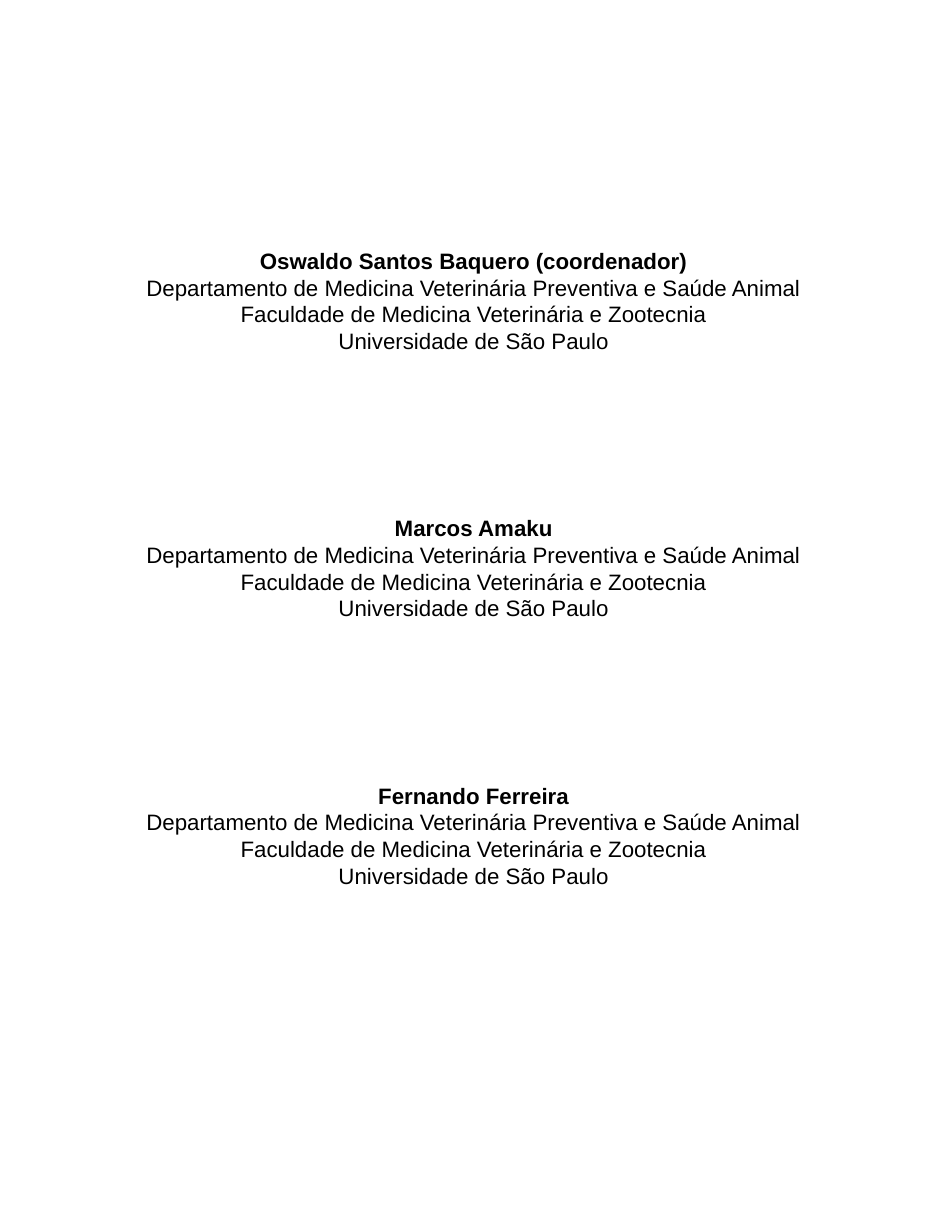
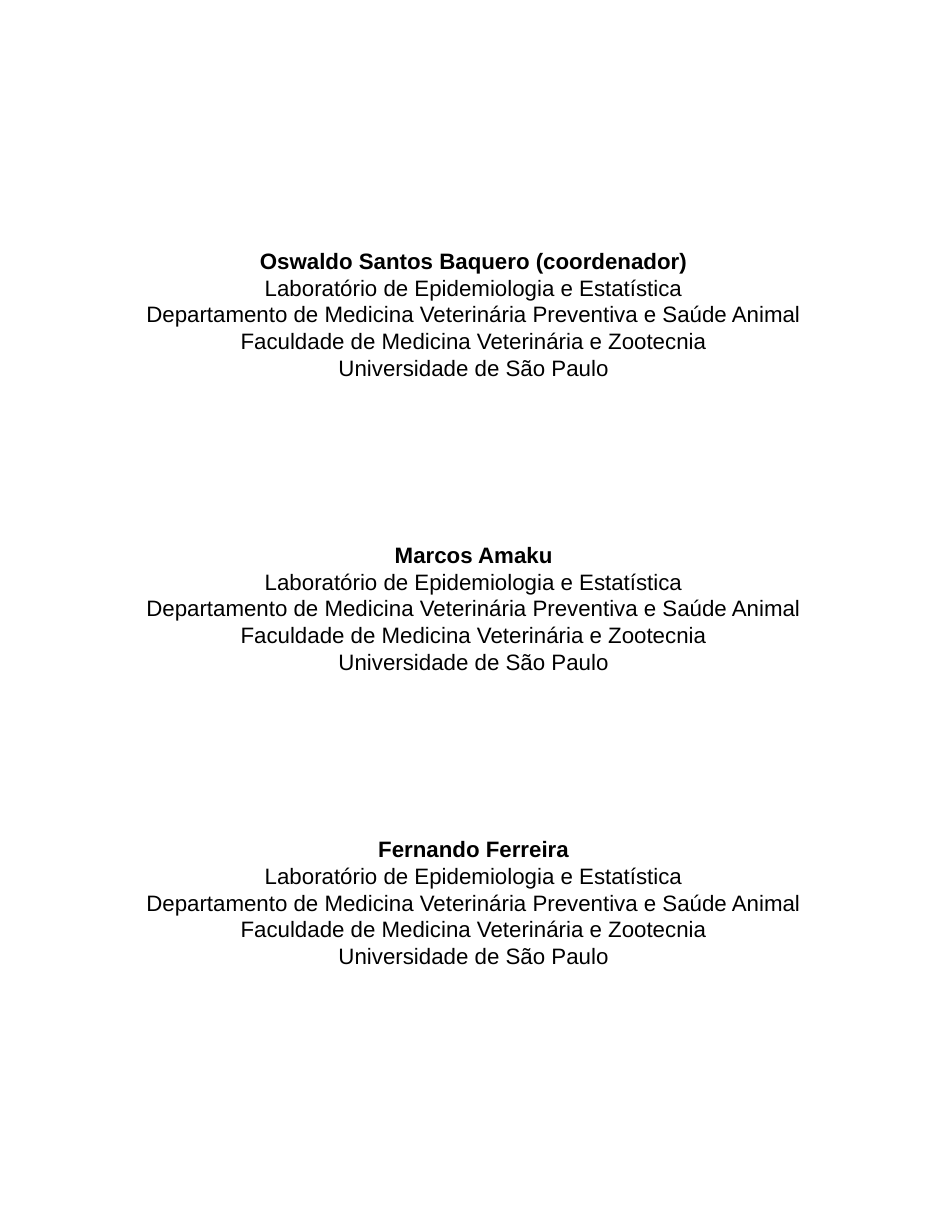
Before and after one commit to eduardocpacheco99/guia-de-programacao-para-o-pacote-do-r-capm, a slide deck: slide 1 of authors.odp. Drawn at 940x1232 pixels with LibreOffice and Linux fonts; fonts in the diff are those of the drawing. Boxes give left, top, right and bottom in pixels: in the first picture for what was removed or moved away, otherwise in the second. Text is boxed around its words. In the diff, an @@ line names an element or a change of style, - is before the commit and + after.

```diff
--- a/authors.odp
+++ b/authors.odp
@@ text at [265,279,682,301]: paragraph added @@
+Laboratório de Epidemiologia e Estatística
@@ text at [265,573,682,595]: paragraph added @@
+Laboratório de Epidemiologia e Estatística
@@ text at [265,867,682,889]: paragraph added @@
+Laboratório de Epidemiologia e Estatística
```
Also in this commit, not shown: 4 other files.
